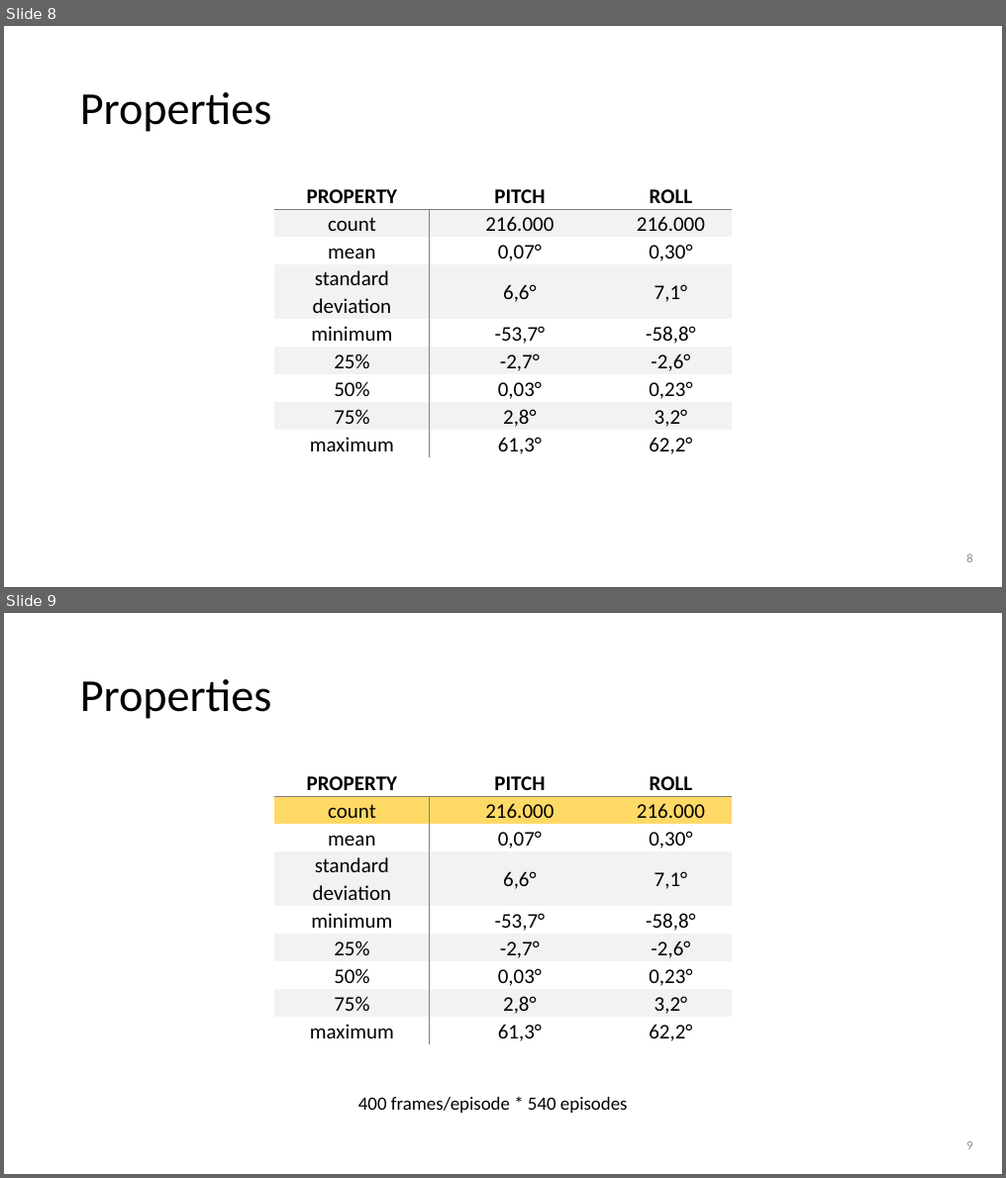
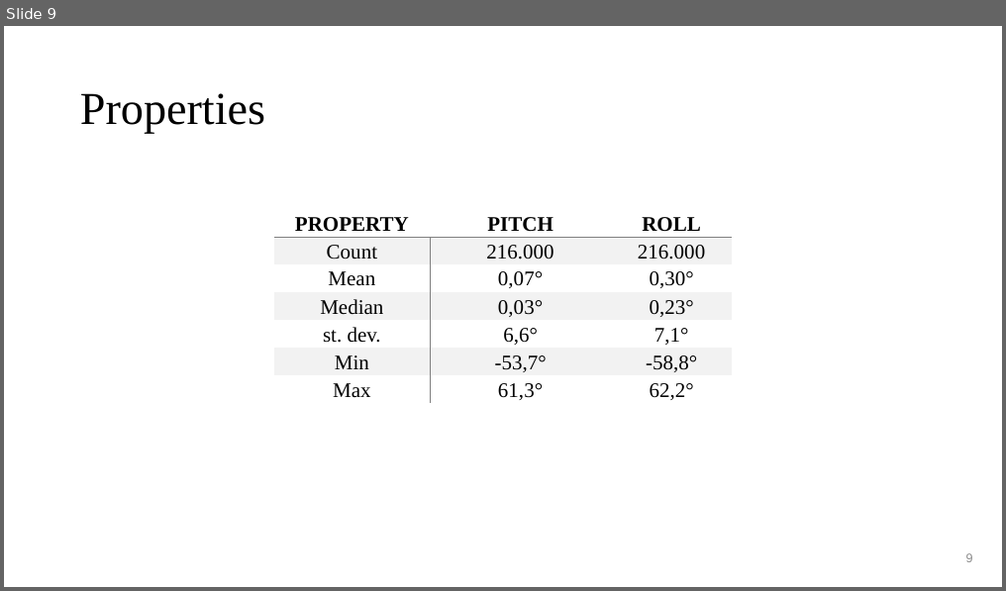
Before and after one commit to lancedw/3D-state-prediction-for-surface-vessels-using-IMU-data-and-images, a slide deck: docs/Presentations/Final_presentation.pptx. Shown one above the other, each under a label of ours: slides 8 and 9 before the commit, slide 9 after it. The pictures are 1006x1178 and 1006x591 pixels, drawn with LibreOffice and Linux fonts; fonts in the diff are those of the drawing; background and template pictures are left out. Boxes give left, top, right and bottom in pixels: in the first picture for what was removed or moved away, otherwise in the second. Text is boxed around its words. In the diff, an @@ line names an element or a change of style, - is before the commit and + after.

```diff
--- a/docs/Presentations/Final_presentation.pptx
+++ b/docs/Presentations/Final_presentation.pptx
@@ slide 9 removed at [4,613,1002,1174], background #FFFFFF; not listed: 1 template element that a slide beside it also shows @@
@@ title removed at [80,679,272,719] @@
-Properties
@@ table removed at [275,768,731,1046], 9 rows, 3 columns @@
-PROPERTY | PITCH | ROLL
-count | 216.000 | 216.000
-mean | 0,07° | 0,30°
-standard deviation | 6,6° | 7,1°
-minimum | -53,7° | -58,8°
-25% | -2,7° | -2,6°
-50% | 0,03° | 0,23°
-75% | 2,8° | 3,2°
-maximum | 61,3° | 62,2°
@@ text removed at [358,1097,628,1113] @@
-400 frames/episode * 540 episodes
@@ what was slide 8 is now slide 9 @@
@@ slide 9 changed as well @@
@@ title "Properties" at [80,93,265,134]: font Calibri to Times New Roman @@
@@ table at [274,209,732,404] @@
-row 2: count | 216.000 | 216.000
-row 3: mean | 0,07° | 0,30°
-row 4: standard deviation | 6,6° | 7,1°
-row 5: minimum | -53,7° | -58,8°
-row 6: 25% | -2,7° | -2,6°
-row 7: 50% | 0,03° | 0,23°
-row 8: 75% | 2,8° | 3,2°
-row 9: maximum | 61,3° | 62,2°
+row 2: Count | 216.000 | 216.000
+row 3: Mean | 0,07° | 0,30°
+row 4: Median | 0,03° | 0,23°
+row 5: st. dev. | 6,6° | 7,1°
+row 6: Min | -53,7° | -58,8°
+row 7: Max | 61,3° | 62,2°
@@ table: place and size @@
-table at [275,181,731,459]
+table at [274,209,732,404]
```
Also in this commit, not shown: 30 other slides changed, 1 slide added, 3 other slides removed, 2 other files.
